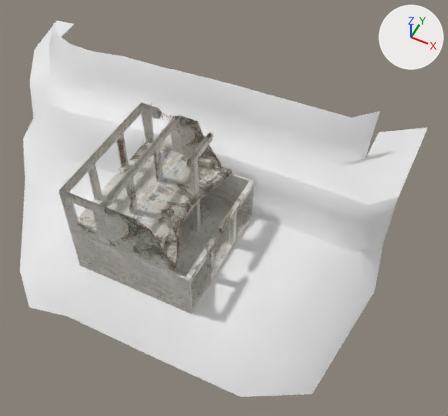
One commit to the FBX model Assets/Art/Models/vRRubbleBuilding.fbx: the scene before it, then after it.
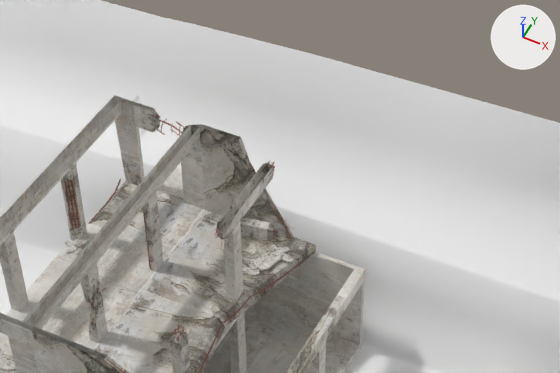
There are two pictures of each version: one from a 50 mm lens placed at (12.0, -14.8, 19.6), pointed at (3.4, 2.4, -2.0), one close up on the part from 20% to 76% of the width and 14% to 55% of the height. Lighting does not change. The marker at upper right points along +X, +Y and +Z. Where no turn or scale is listed for an object, it has been applied to the vertices. Vertices at the same position are counted once.

The scene before the commit, as lines of its bpy script (objects in view):
```python
me_cube = bpy.data.meshes.new('Cube')
me_cube.from_pydata(...)  # 114 vertices, 98 faces; spans x -12.4..11.0, y -4.8..11.0, z -4.9..2.0
me_cube_001 = bpy.data.meshes.new('Cube.001')
me_cube_001.from_pydata(...)  # 2943 vertices, 2247 faces; spans x -1.06..4.6, y -3.01..3.8, z -2.6..2.22
me_cube_001.materials.append(mat_material)  # picture img_rubblebuilding_png
me_cube_002 = bpy.data.meshes.new('Cube.002')
me_cube_002.from_pydata(...)  # 76 vertices, 60 faces; spans x -2.022..-1.701, y 4.458..5.03, z 0.059..0.457
ob_cube = bpy.data.objects.new('Cube', me_cube_001)
ob_cube.location = (0.0, 0.0, 0.0)
ob_cube_001 = bpy.data.objects.new('Cube.001', me_cube)
ob_cube_001.location = (0.0, 0.0, 0.0)
ob_cube_002 = bpy.data.objects.new('Cube.002', me_cube_002)
ob_cube_002.location = (0.0, 0.0, 0.0)
```
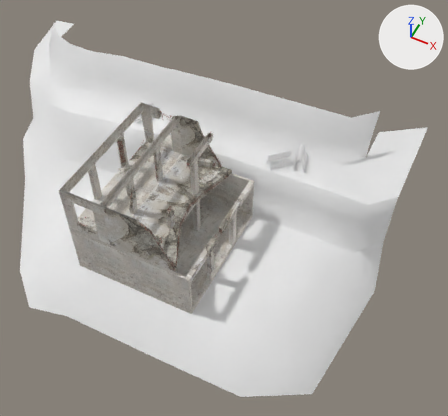
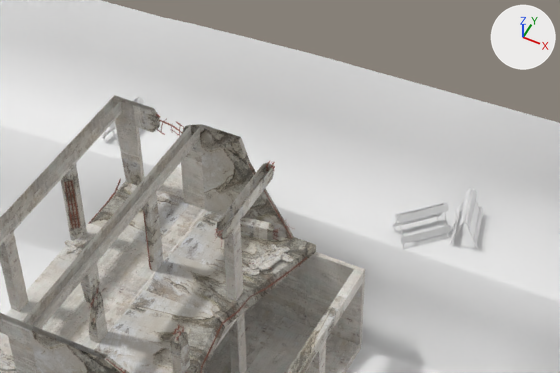
What changed in the scene script:
```text
Change me_cube_002:
    where me_cube_002.from_pydata(...)  # 76 vertices, 60 faces; spans x -2.022..-1.701, y 4.458..5.03, z 0.059..0.457
    used by ob_cube_002; location = (0.0, 0.0, 0.0)
    me_cube_002 part 1: the whole mesh is multiplied about its middle by the matrix ((1.869, 0.34, 0.015), (-0.339, 1.867, -0.089), (-0.031, 0.085, 1.898)), then moved by (1.861, -5.017, -0.445)
Add me_cube_003:
    me_cube_003.from_pydata(...)  # 76 vertices, 60 faces; spans x -0.844..0.284, y -0.751..0.375, z -0.346..0.428
Add me_cube_004:
    me_cube_004.from_pydata(...)  # 76 vertices, 60 faces; spans x -0.597..0.232, y -0.262..0.9, z -0.371..0.43
Change ob_cube_002:
    ob_cube_002.location: (0.0, 0.0, 0.0) -> (-1.86, 4.74, 0.27)
Add ob_cube_003:
    ob_cube_003 = bpy.data.objects.new('Cube.003', me_cube_003)
    ob_cube_003.location = (5.54, 4.44, 0.27)
Add ob_cube_004:
    ob_cube_004 = bpy.data.objects.new('Cube.004', me_cube_004)
    ob_cube_004.location = (6.24, 4.44, 0.27)
```

Pixel boxes [x1, y1, x2, y2] of what changed, in the close-ups (560 x 373 px):
'Cube.003', added
    after: [392, 202, 451, 250]
'Cube.004', added
    after: [449, 188, 483, 249]
'Cube.002', reshaped, moved
    before: [132, 95, 141, 104]
    after: [102, 96, 144, 147]
